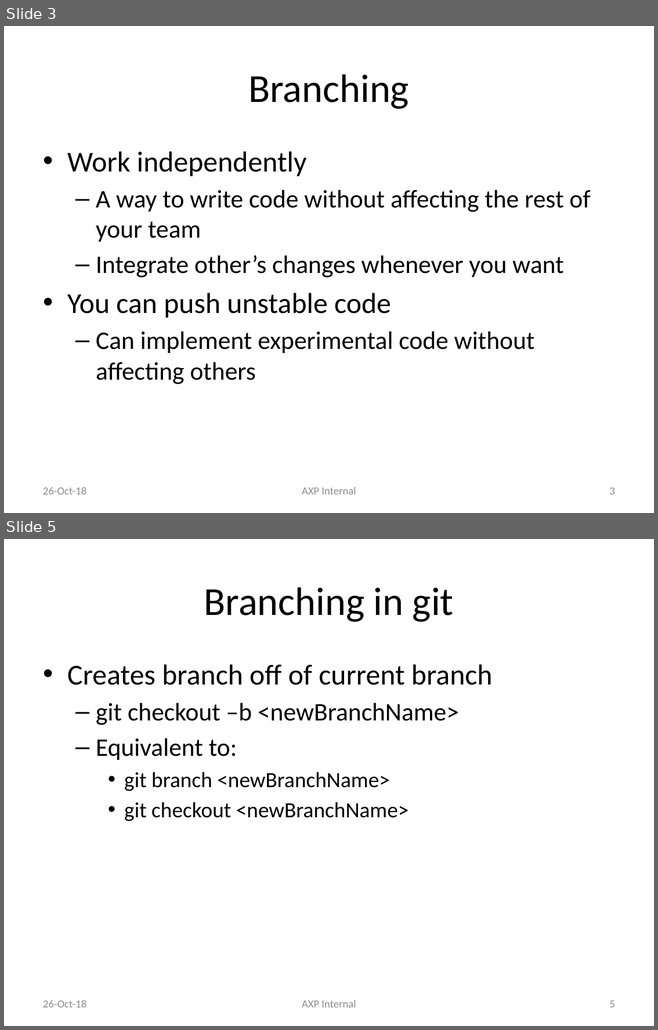
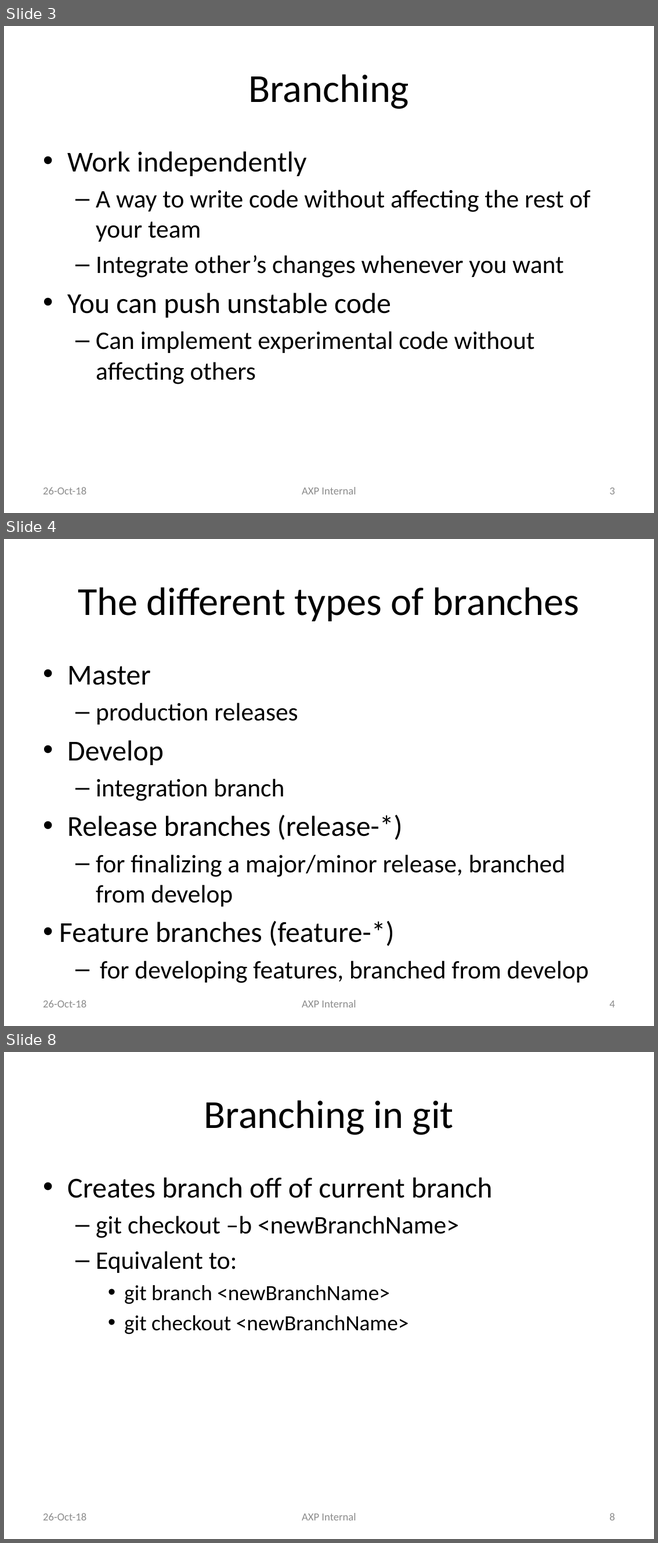
Before and after one commit to liyuan6006/GitStrategies, a slide deck: Branching.pptx. Shown one above the other, each under a label of ours: slides 3 and 5 before the commit, slides 3, 4 and 8 after it; the slides between them are not shown. The pictures are 658x1030 and 658x1543 pixels, drawn with LibreOffice and Linux fonts; fonts in the diff are those of the drawing. Boxes give left, top, right and bottom in pixels: in the first picture for what was removed or moved away, otherwise in the second. Text is boxed around its words. In the diff, an @@ line names an element or a change of style, - is before the commit and + after.

```diff
--- a/Branching.pptx
+++ b/Branching.pptx
@@ slide 4 added at [4, 539, 654, 1026], background #FFFFFF @@
@@ title added at [78, 587, 579, 621], 44 pt, text #000000 @@
+The different types of branches
@@ text added at [59, 666, 589, 983], 28 pt, text #000000 @@
+• Master
+  – production releases
+• Develop
+  – integration branch
+• Release branches (release-*)
+  – for finalizing a major/minor release, branched from develop
+• Feature branches (feature-*)
+  – for developing features, branched from develop
@@ text added at [43, 1000, 86, 1008], 12 pt, text #8C8C8C @@
+26-Oct-18
@@ text added at [302, 1000, 355, 1008], 12 pt, text #8C8C8C @@
+AXP Internal
@@ page number added at [609, 1001, 614, 1008], 12 pt, text #8C8C8C @@
+4
@@ what was slide 5 is now slide 8 @@
@@ page number at [609, 1513, 614, 1521]: text changed @@
-5
+8
```
Also in this commit, not shown: 3 slides changed, 2 other slides added.
